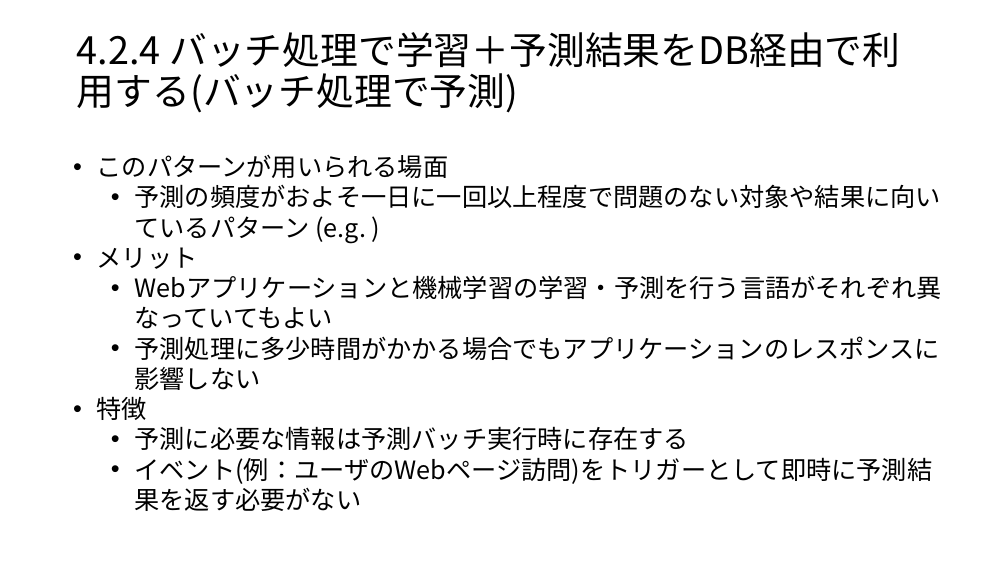
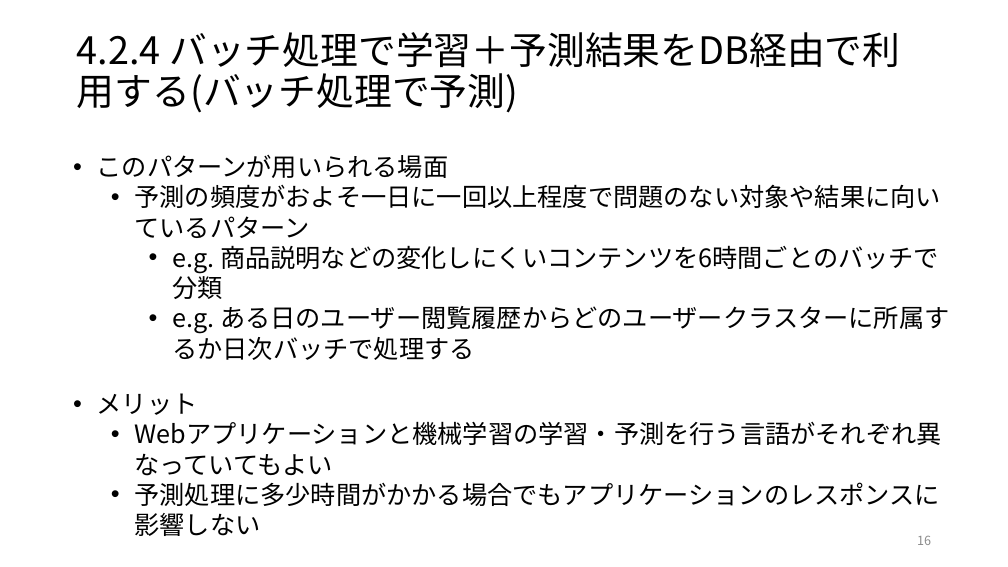
Before and after one commit to ryosuke-ku/Rinko, a slide deck: slide 16 of 仕事ではじめる機械学習第4章.pptx. Drawn at 1008x567 pixels with LibreOffice and Linux fonts; fonts in the diff are those of the drawing. Boxes give left, top, right and bottom in pixels: in the first picture for what was removed or moved away, otherwise in the second. Text is boxed around its words. In the diff, an @@ line names an element or a change of style, - is before the commit and + after.

Commit message:
add 仕事で始める機械学習第4章を編集しました

```diff
--- a/仕事ではじめる機械学習第4章.pptx
+++ b/仕事ではじめる機械学習第4章.pptx
@@ text at box(135, 184, 949, 360): text changed @@
-  • 予測の頻度がおよそ一日に一回以上程度で問題のない対象や結果に向いているパターン (e.g. )
+  • 予測の頻度がおよそ一日に一回以上程度で問題のない対象や結果に向いているパターン
+    • e.g. 商品説明などの変化しにくいコンテンツを6時間ごとのバッチで分類
+    • e.g. ある日のユーザー閲覧履歴からどのユーザークラスターに所属するか日次バッチで処理する
@@ text at box(97, 396, 933, 511): paragraphs removed @@
-• 特徴
-  • 予測に必要な情報は予測バッチ実行時に存在する
-  • イベント(例：ユーザのWebページ訪問)をトリガーとして即時に予測結果を返す必要がない
@@ page number added at box(917, 536, 931, 545), 12 pt, text #8C8C8C @@
+16
```
Also in this commit, not shown: 22 other slides changed, 5 slides added, 1 other file.
